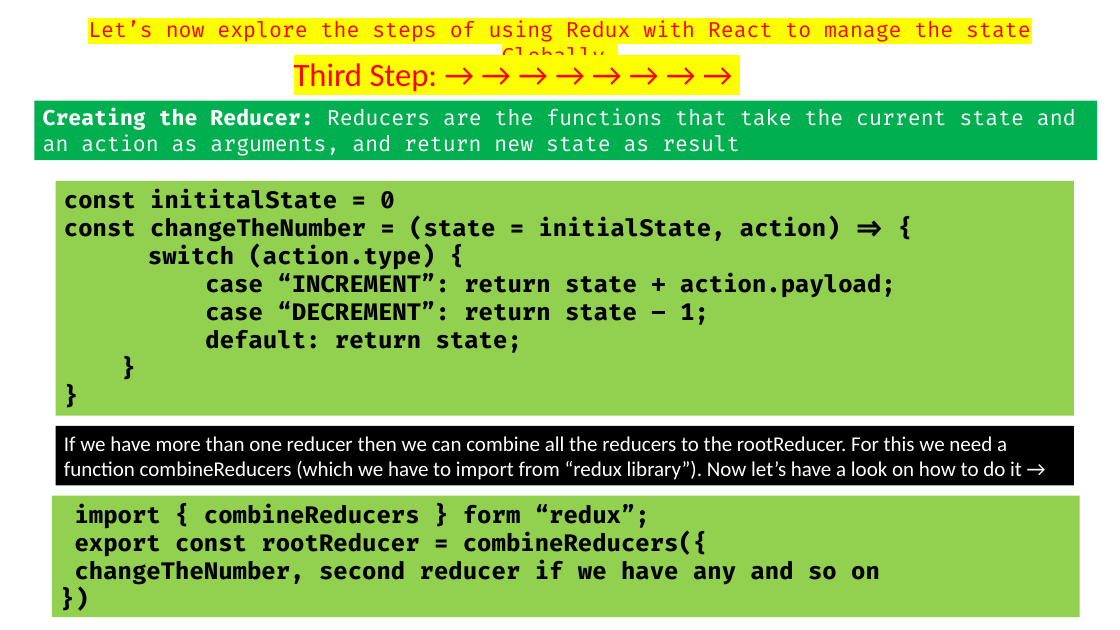
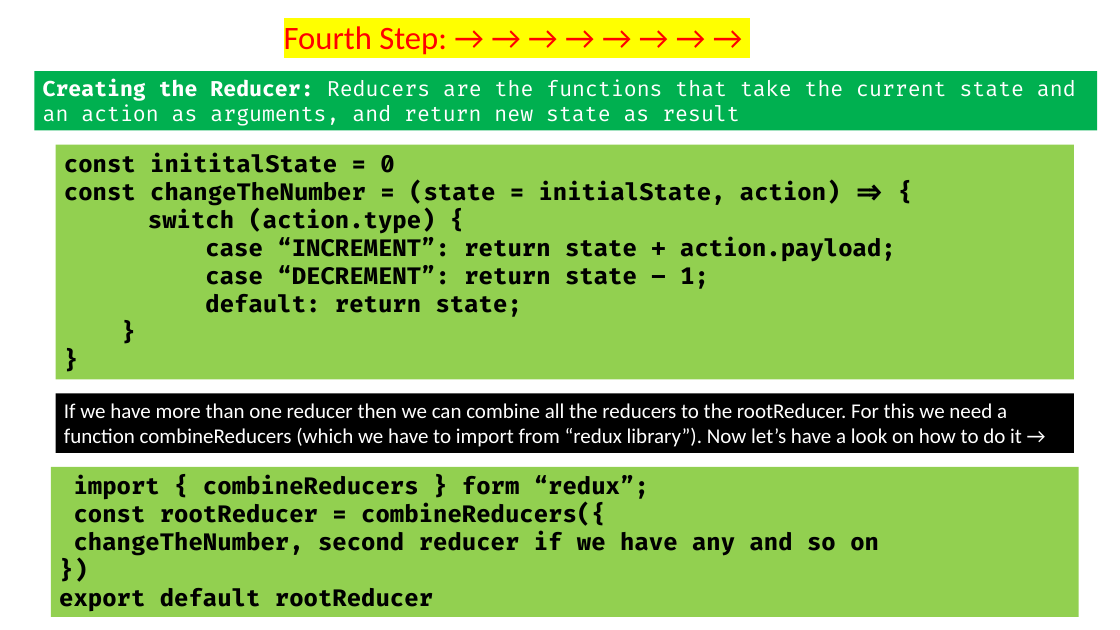
Before and after one commit to Arindam300695/My_Notes, a slide deck: slide 6 of React-Redux Tutorial.pptx (slide 5 before the commit). Drawn at 1120x630 pixels with LibreOffice and Linux fonts; fonts in the diff are those of the drawing. Boxes give left, top, right and bottom in pixels: in the first picture for what was removed or moved away, otherwise in the second. Text is boxed around its words. In the diff, an @@ line names an element or a change of style, - is before the commit and + after.

```diff
--- a/React-Redux Tutorial.pptx
+++ b/React-Redux Tutorial.pptx
@@ text removed at bbox=[88, 20, 1031, 42] @@
-Let’s now explore the steps of using Redux with React to manage the state Globally.
@@ text at bbox=[284, 26, 447, 55]: text changed @@
-Third Step: → → → → → → → →
+Fourth Step: → → → → → → → →
@@ rectangle "Creating the Reducer: Reducers are ...": place and size @@
-rectangle "Creating the Reducer: Reducers are ..." at bbox=[34, 101, 1097, 160]
+rectangle "Creating the Reducer: Reducers are ..." at bbox=[34, 71, 1097, 131]
@@ rectangle "const inititalState = 0": place and size @@
-rectangle "const inititalState = 0" at bbox=[55, 181, 1074, 415]
+rectangle "const inititalState = 0" at bbox=[55, 145, 1074, 379]
@@ rectangle "If we have more than ...": place and size @@
-rectangle "If we have more than ..." at bbox=[55, 426, 1074, 486]
+rectangle "If we have more than ..." at bbox=[55, 393, 1074, 453]
@@ rectangle "import { combineReducers } form ...": place and size @@
-rectangle "import { combineReducers } form ..." at bbox=[52, 496, 1080, 618]
+rectangle "import { combineReducers } form ..." at bbox=[51, 467, 1079, 617]
@@ text in rectangle at bbox=[74, 503, 606, 526]: text changed @@
-export const rootReducer = combineReducers({
+const rootReducer = combineReducers({
@@ text in rectangle at bbox=[59, 588, 433, 611]: paragraph added @@
+export default rootReducer
```
Also in this commit, not shown: 4 other slides changed, 1 slide added, 1 other file.
